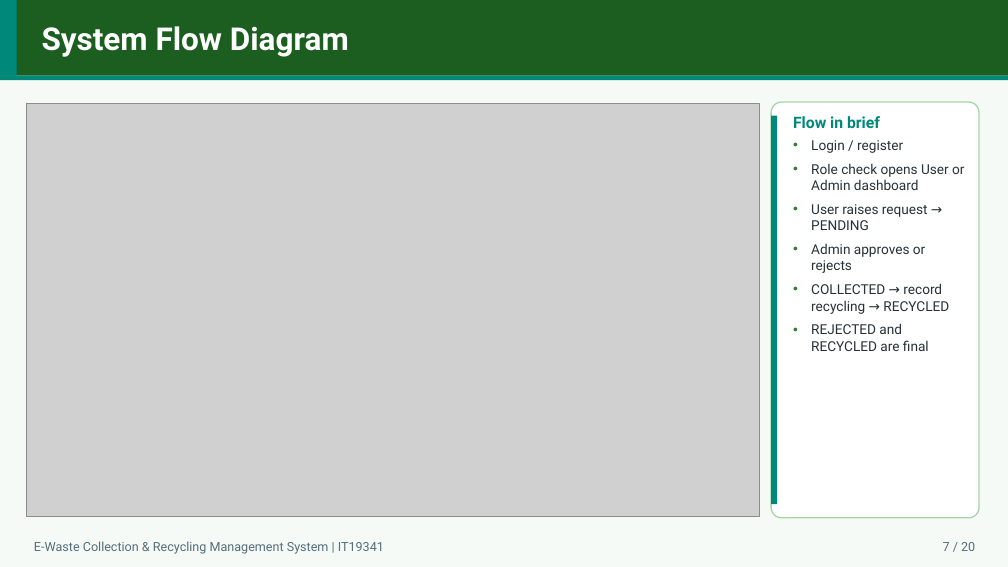
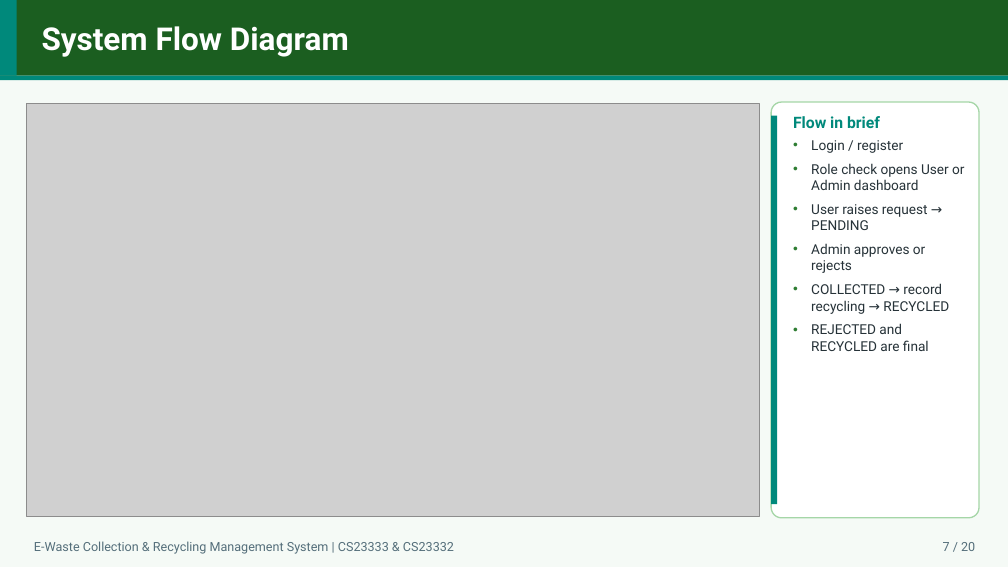
Before and after one commit to devesh1905/ewaste-collection-recycling-system, a slide deck: slide 7 of docs/EWaste_Project_Presentation.pptx. Drawn at 1008x567 pixels with LibreOffice and Linux fonts; fonts in the diff are those of the drawing; grey boxes stand for pictures. Boxes give left, top, right and bottom in pixels: in the first picture for what was removed or moved away, otherwise in the second. Text is boxed around its words. In the diff, an @@ line names an element or a change of style, - is before the commit and + after.

```diff
--- a/docs/EWaste_Project_Presentation.pptx
+++ b/docs/EWaste_Project_Presentation.pptx
@@ text at [34, 541, 454, 554]: text changed @@
-E-Waste Collection & Recycling Management System | IT19341
+E-Waste Collection & Recycling Management System | CS23333 & CS23332
```
Also in this commit, not shown: 19 other slides changed, 7 other files.
